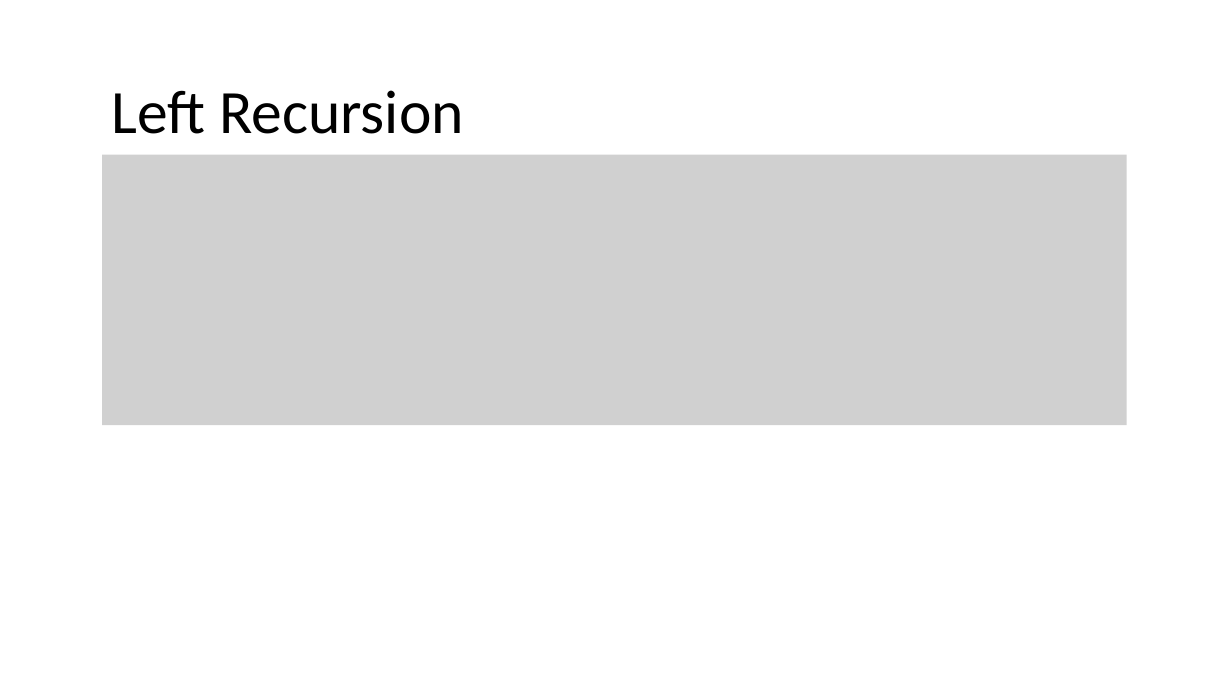
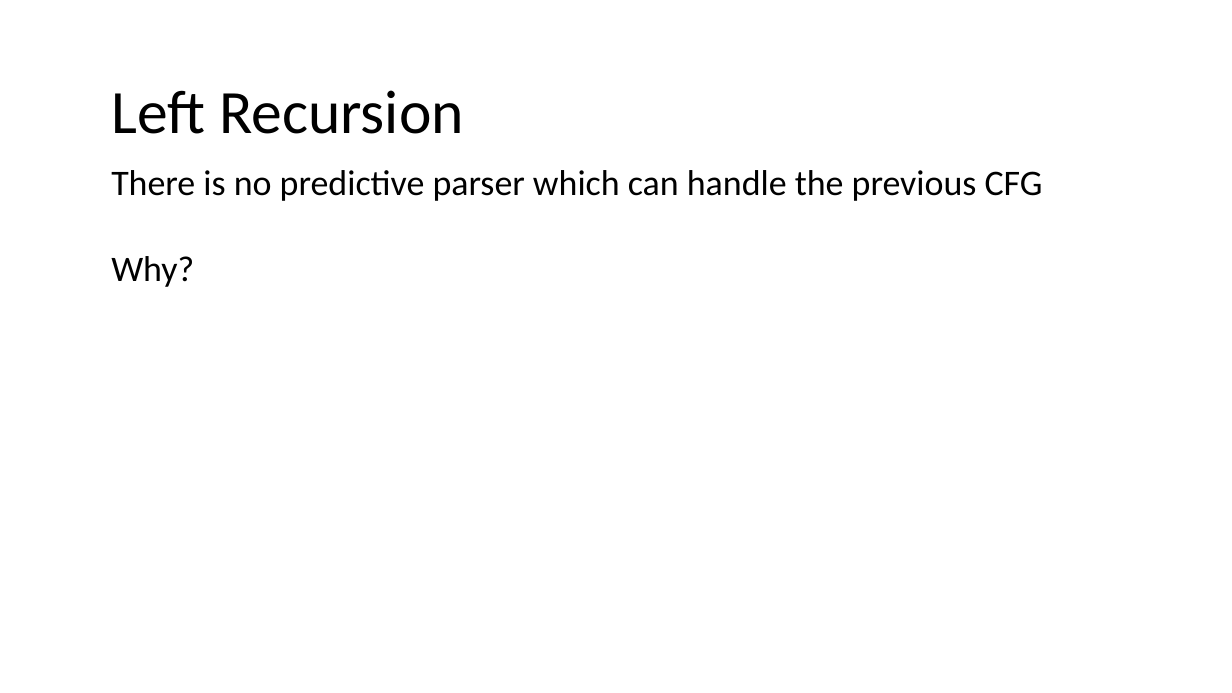
Before and after one commit to nivshani/compilation, a slide deck: slide 41 of slides/top_down_parsing.pptx. Drawn at 1232x693 pixels with LibreOffice and Linux fonts; fonts in the diff are those of the drawing; grey boxes stand for pictures. Boxes give left, top, right and bottom in pixels: in the first picture for what was removed or moved away, otherwise in the second. Text is boxed around its words. In the diff, an @@ line names an element or a change of style, - is before the commit and + after.

```diff
--- a/slides/top_down_parsing.pptx
+++ b/slides/top_down_parsing.pptx
@@ picture removed at (103,154,1128,425) @@
@@ text added at (111,170,1043,287), 28 pt, text #000000 @@
+There is no predictive parser which can handle the previous CFG
+Why?
```
Also in this commit, not shown: 1 slide added, 1 slide removed, 1 other file.
